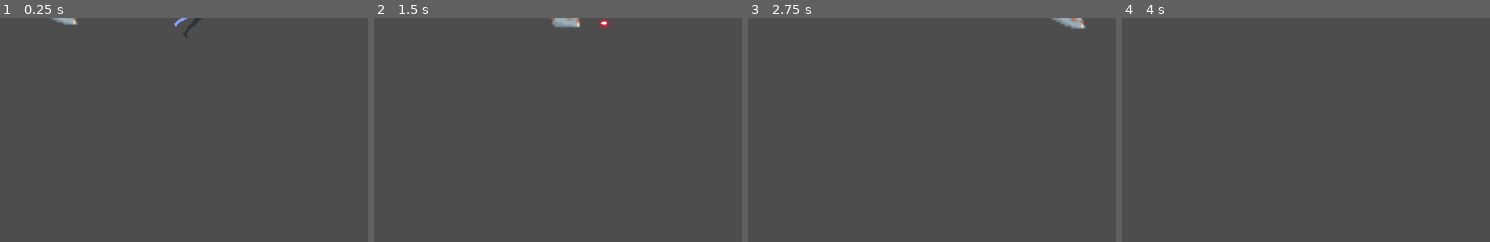
Above: before the commit, frames 1-4 (left to right).
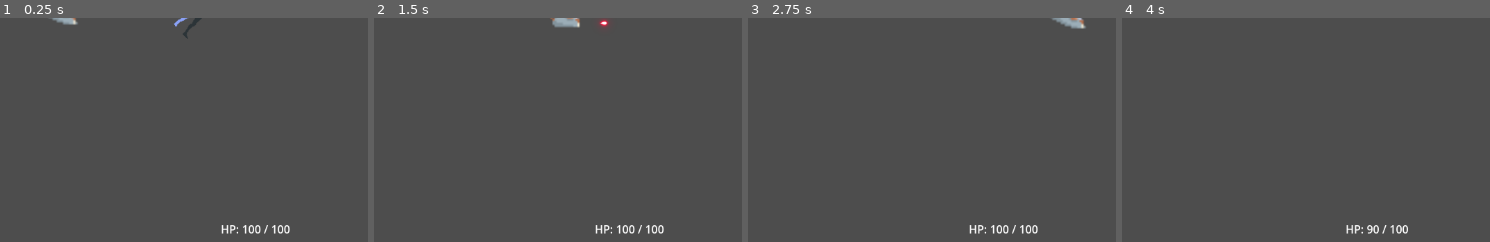
Above: after the commit, the same moments.

Repository: Jopsakee/PersonalGameProject
Game: Godot game, scene res://scenes/levels/test_room.tscn
Two runs of this game, one before a commit and one after it. Both use one fixed random seed, a clock stepped at 60 frames per second and the inputs below.
Inputs (mouse positions are % of the whole screen's width and height, from its top left):
- Up to frame 1 (0.25 s): no input
- Up to frame 2 (1.5 s): tap Enter (ui_accept) at 0.5, 0.77 s; move the mouse to (70, 45) at 0.52 s; press the mouse at (70, 45) at 0.53 s; hold D (move_right) from 0.53 s (still down); move the mouse to (24, 55) at 1.27 s; release the mouse at (24, 55) at 1.28 s; click (24, 55) at 1.35 s
- Up to frame 3 (2.75 s): tap Enter (ui_accept) at 1.52 s; move the mouse to (57, 28) at 2.02 s; release D (move_right) at 2.03 s; press the mouse at (57, 28) at 2.03 s; hold A (move_left) from 2.03 s (still down)
- Up to frame 4 (4 s): move the mouse to (40, 70) at 2.77 s; release A (move_left) at 2.78 s; release the mouse at (40, 70) at 2.78 s; hold D (move_right) from 2.78 s (still down); click (40, 70) at 2.85 s; tap Enter (ui_accept) at 3.02, 3.77 s; move the mouse to (78, 65) at 3.52 s; press the mouse at (78, 65) at 3.53 s
The pictures show only the part of the screen within x 11-61%, y 47-97%; the shares and areas given below are measured in that part.

The runs differ from the first frame. In frame 1, 0.4% of the frame differs, in the area x 60-79%, y 92-97%; in frame 2, 0.4%; in frame 3, 0.4%; in frame 4, 0.3%.

Commit message:
Health bar added

Diff:
--- a/personal-game-project/scenes/levels/test_room.tscn
+++ b/personal-game-project/scenes/levels/test_room.tscn
@@ -1,8 +1,9 @@
-[gd_scene load_steps=4 format=3 uid="uid://5ghn64esqi1x"]
+[gd_scene load_steps=5 format=3 uid="uid://5ghn64esqi1x"]
 
 [ext_resource type="PackedScene" uid="uid://cyg63h2f7tktx" path="res://scenes/player/player.tscn" id="1_yv0av"]
 [ext_resource type="PackedScene" uid="uid://du7rr4o5xwqnl" path="res://scenes/weapons/bullet.tscn" id="2_x68ck"]
 [ext_resource type="PackedScene" uid="uid://cocycxoe7p2w3" path="res://scenes/enemies/grunt.tscn" id="3_gyqsl"]
+[ext_resource type="Script" uid="uid://dycg74cy0ry7o" path="res://scripts/ui/hud.gd" id="4_anjkr"]
 
 [node name="TestRoom" type="Node2D"]
 
@@ -13,3 +14,20 @@
 
 [node name="Grunt" parent="." instance=ExtResource("3_gyqsl")]
 position = Vector2(255, 266)
+
+[node name="HUD" type="CanvasLayer" parent="."]
+script = ExtResource("4_anjkr")
+
+[node name="HealthLabel" type="Label" parent="HUD"]
+anchors_preset = 7
+anchor_left = 0.5
+anchor_top = 1.0
+anchor_right = 0.5
+anchor_bottom = 1.0
+offset_left = -46.0
+offset_top = -49.0
+offset_right = 46.0
+grow_horizontal = 2
+grow_vertical = 0
+text = "HP: 100/100
+"
--- /dev/null
+++ b/personal-game-project/scripts/ui/hud.gd
@@ -0,0 +1,25 @@
+extends CanvasLayer
+
+@onready var health_label: Label = $HealthLabel
+
+var player: Node = null
+
+
+func _ready() -> void:
+	# Find the player in the "player" group
+	player = get_tree().get_first_node_in_group("player")
+	if player == null:
+		print("HUD: No player found in group 'player'!")
+
+
+func _process(delta: float) -> void:
+	if player == null or not is_instance_valid(player):
+		return
+
+	# We expect player to have 'health' and 'max_health' variables
+	if "health" in player and "max_health" in player:
+		var current_hp: int = player.health
+		var max_hp: int = player.max_health
+		health_label.text = "HP: %d / %d" % [current_hp, max_hp]
+	else:
+		health_label.text = "HP: ???"
Not shown, added: personal-game-project/scripts/ui/hud.gd.uid
